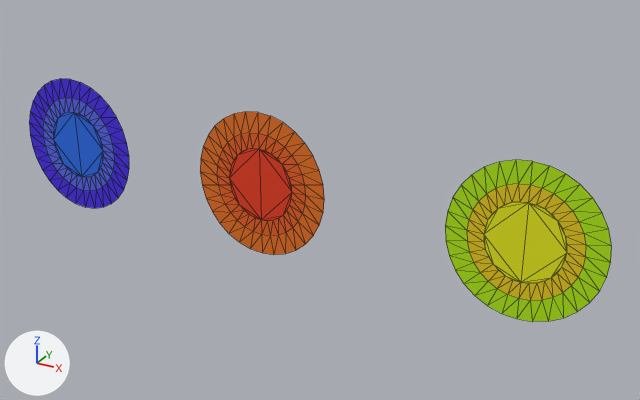
The glTF model models/Part/target/mesh/TARGET.glb: old version first, new version second.
The view is the same before and after, from a 50 mm lens placed at (24.4, -25.0, 20.5), pointed at (7.7, 5.3, 5.3). The axes (+X, +Y, +Z) are drawn at lower left. The lights are the same throughout. The first picture is the older version. Mesh edges are drawn as thin lines. Where no turn or scale is listed for an object, it has been applied to the vertices. Vertices at exactly the same position are counted once.
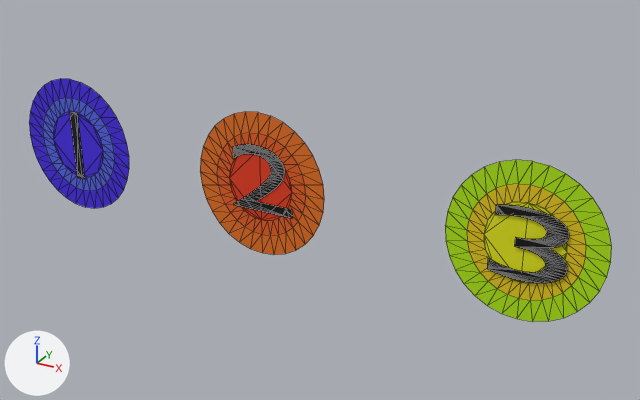
The change in detail:
Material 'Material.013' (mat_material_013) is new.
Its base color is (0.0, 0.0, 0.0) (black #000000).
Material 'Material.015' (mat_material_015) is new.
Its base color is (0.0, 0.0, 0.0) (black #000000).
Material 'Material.014' (mat_material_014) is new.
Its base color is (0.0, 0.0, 0.0) (black #000000).
me_circle is used by ob_circle; location (-5.16, 4.56, 5.77).
Verts and faces of me_circle; kept vertices keep their numbers, new ones are numbered from 96.
me_circle had 96 vertices, 158 faces and spanned x -3.14..3.14, y 0.0, z -3.26..3.26.
me_circle now has 100 vertices, 160 faces and spans x -3.14..3.14, y -0.01..0.0, z -3.26..3.26.
Part 1, on me_circle:
New vertex 96 is at (0.2, -0.01, 1.67), pixel (77, 112).
New vertex 97 is at (-0.29, -0.01, 1.67), pixel (69, 110).
New vertex 98 is at (-0.29, -0.01, -1.74), pixel (77, 177).
New vertex 99 is at (0.2, -0.01, -1.74), pixel (84, 179).
New faces: (96, 97, 98), (96, 98, 99) (mat_material_013 (black #000000)).
me_circle part 2: 30 faces spanning x -1.58..1.58, y 0.0, z -1.65..1.65 switch from mat_material_003 (blue #246be7) to mat_material_002 (blue #4628e7).
me_circle gains material mat_material_013 (black #000000).
Mesh me_text_004 is new.
It has 147 vertices, 145 faces and spans x 0.53..3.53, y 0.0, z -0.04..2.96.
It uses material mat_material_015 (black #000000).
Mesh me_text_003 is new.
It has 89 vertices, 87 faces and spans x 0.24..3.24, y 0.0, z 0.0..3.0.
It uses material mat_material_014 (black #000000).
Object 'Text.002' (ob_text_002) is new; it shows me_text_004.
Its location is (14.92, 4.46, 4.28).
Object 'Text.001' (ob_text_001) is new; it shows me_text_003.
Its location is (3.53, 4.52, 4.57).

Where the change shows, as pixel boxes (x1, y1, x2, y2) in the pictures (640 x 400 px):
'Text.002', added
    after: (487, 205, 569, 283)
'Text.001', added
    after: (233, 144, 292, 218)
part 1 of me_circle, added
    after: (69, 111, 85, 179)
part 2 of me_circle, recoloured
    both: (53, 112, 103, 177)
